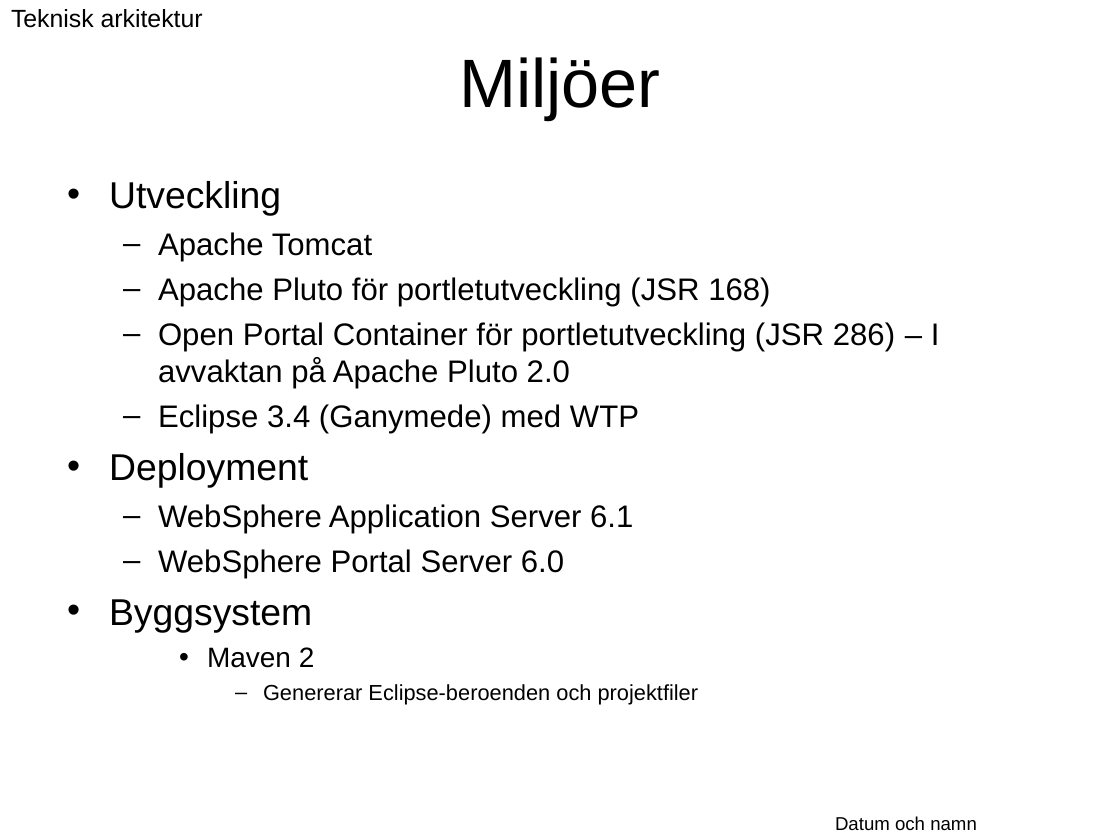
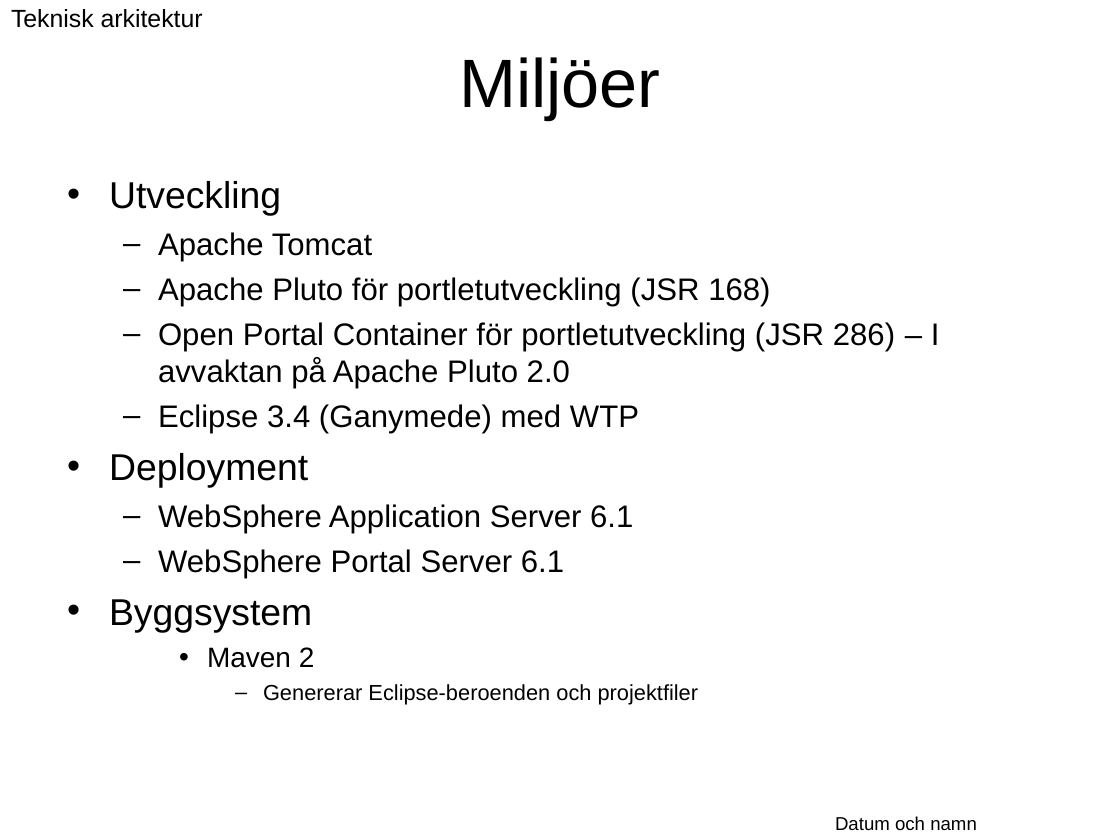
Before and after one commit to Vastra-Gotalandsregionen/oppna-program-hsatools, a slide deck: slide 50 of reference-architecture/Introduktion/Referensarkitektur_oversikt.ppt. Drawn at 1120x840 pixels with LibreOffice and Linux fonts; fonts in the diff are those of the drawing; background and template pictures are left out. Boxes give left, top, right and bottom in pixels: in the first picture for what was removed or moved away, otherwise in the second. Text is boxed around its words. In the diff, an @@ line names an element or a change of style, - is before the commit and + after.

```diff
--- a/reference-architecture/Introduktion/Referensarkitektur_oversikt.ppt
+++ b/reference-architecture/Introduktion/Referensarkitektur_oversikt.ppt
@@ text at (158, 549, 564, 578): text changed @@
-  – WebSphere Portal Server 6.0
+  – WebSphere Portal Server 6.1
```
Also in this commit, not shown: 5 other files.
